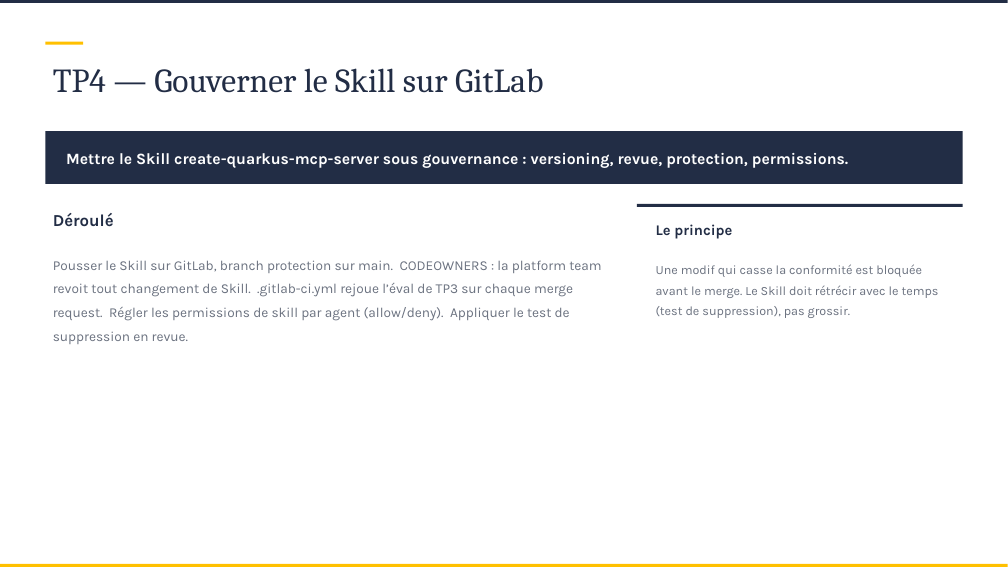
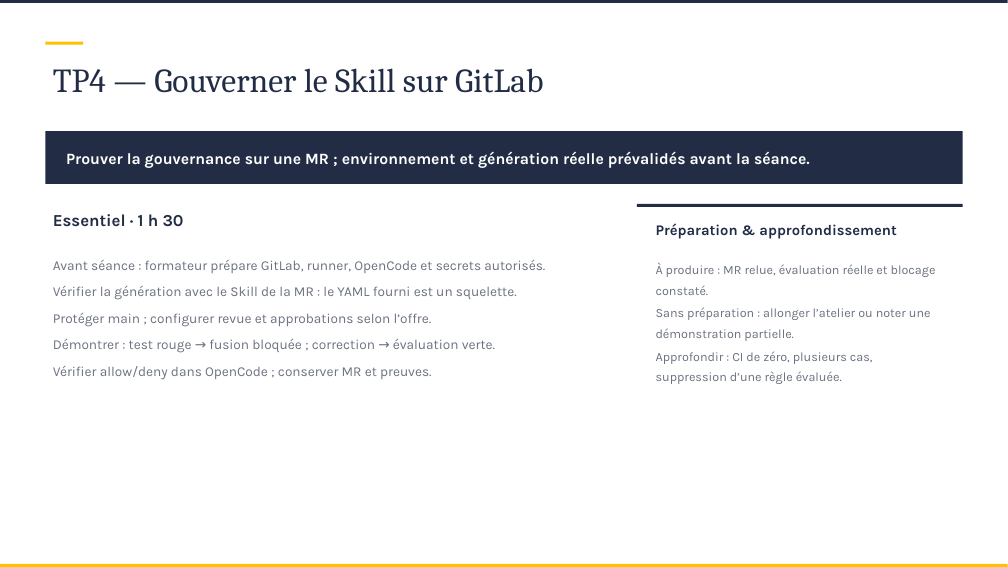
Before and after one commit to SCIAM-FR/formation-ia, a slide deck: slide 47 of slides/Support_formation_SCIAM.pptx. Drawn at 1008x567 pixels with LibreOffice and Linux fonts; fonts in the diff are those of the drawing; background and template pictures are left out. Boxes give left, top, right and bottom in pixels: in the first picture for what was removed or moved away, otherwise in the second. Text is boxed around its words. In the diff, an @@ line names an element or a change of style, - is before the commit and + after.

```diff
--- a/slides/Support_formation_SCIAM.pptx
+++ b/slides/Support_formation_SCIAM.pptx
@@ text at bbox=[66, 151, 810, 168]: text changed @@
-Mettre le Skill create-quarkus-mcp-server sous gouvernance : versioning, revue, protection, permissions.
+Prouver la gouvernance sur une MR ; environnement et génération réelle prévalidés avant la séance.
@@ text at bbox=[53, 214, 184, 227]: text changed @@
-Déroulé
+Essentiel · 1 h 30
@@ text at bbox=[656, 223, 897, 239]: text changed @@
-Le principe
+Préparation & approfondissement
@@ text at bbox=[53, 260, 545, 379]: text changed @@
-Pousser le Skill sur GitLab, branch protection sur main. CODEOWNERS : la platform team revoit tout changement de Skill. .gitlab-ci.yml rejoue l’éval de TP3 sur chaque merge request. Régler les permissions de skill par agent (allow/deny). Appliquer le test de suppression en revue.
+Avant séance : formateur prépare GitLab, runner, OpenCode et secrets autorisés.
+Vérifier la génération avec le Skill de la MR : le YAML fourni est un squelette.
+Protéger main ; configurer revue et approbations selon l’offre.
+Démontrer : test rouge → fusion bloquée ; correction → évaluation verte.
+Vérifier allow/deny dans OpenCode ; conserver MR et preuves.
@@ text at bbox=[656, 263, 936, 384]: text changed @@
-Une modif qui casse la conformité est bloquée avant le merge. Le Skill doit rétrécir avec le temps (test de suppression), pas grossir.
+À produire : MR relue, évaluation réelle et blocage constaté.
+Sans préparation : allonger l’atelier ou noter une démonstration partielle.
+Approfondir : CI de zéro, plusieurs cas, suppression d’une règle évaluée.
```
Also in this commit, not shown: 8 other slides changed, 11 other files.
